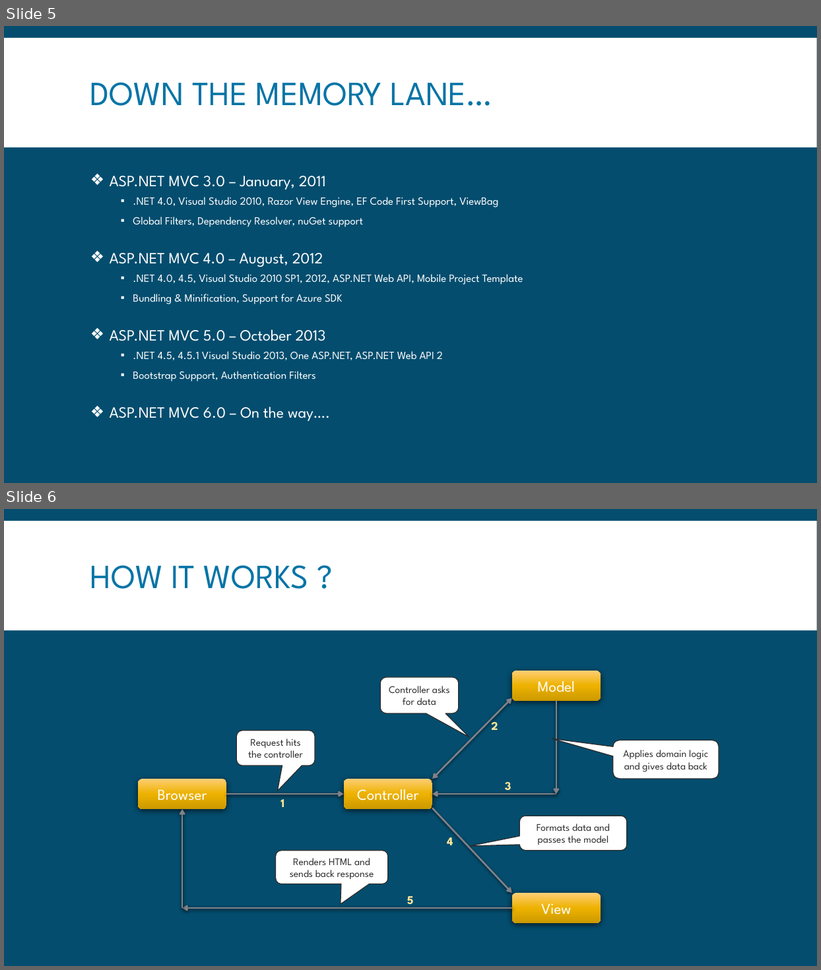
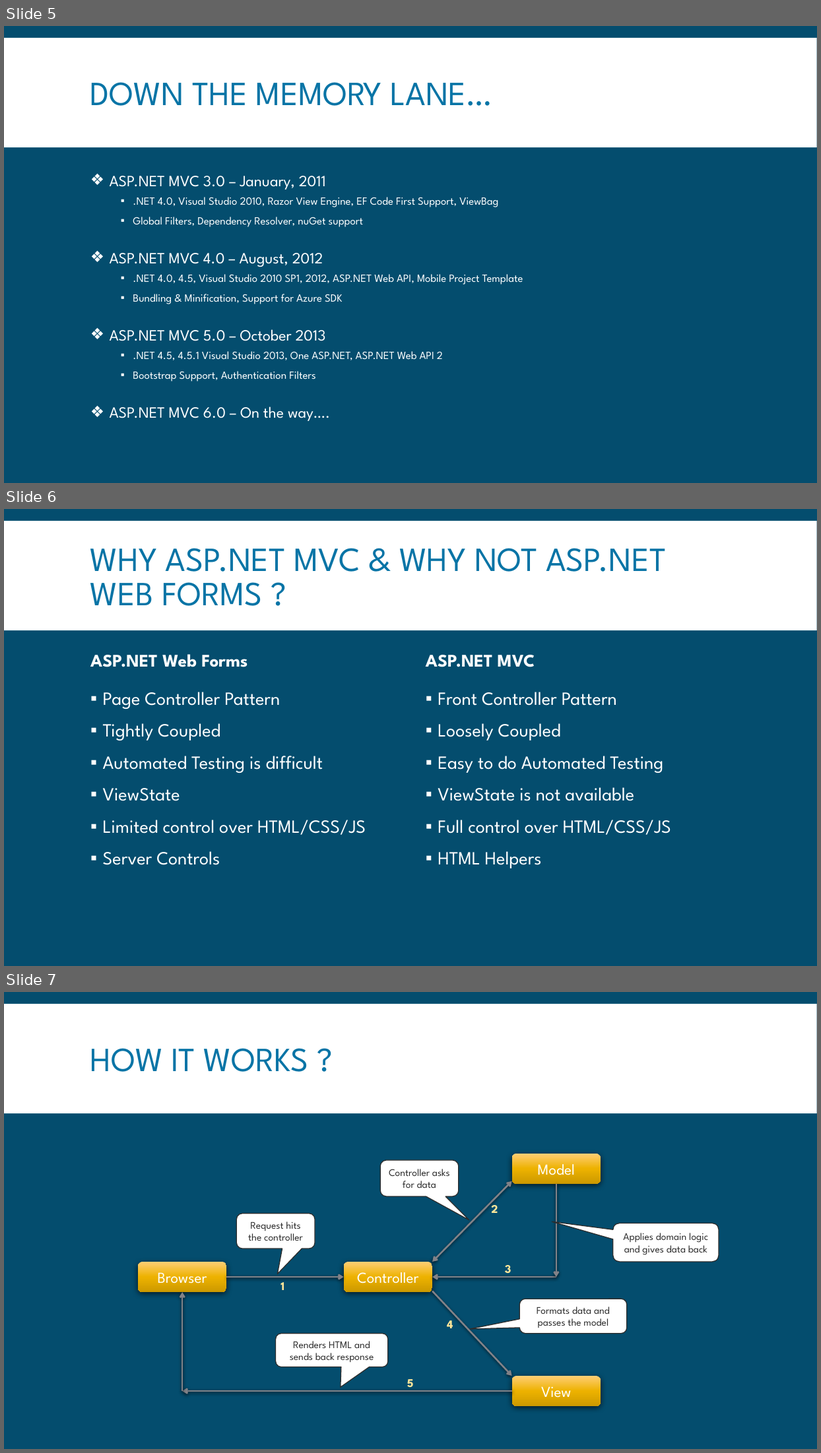
Before and after one commit to amaldevv/asp-net-mvc5, a slide deck: Presentations/Day 1.pptx. Shown one above the other, each under a label of ours: slides 5 and 6 before the commit, slides 5, 6 and 7 after it. The pictures are 821x970 and 821x1453 pixels, drawn with LibreOffice and Linux fonts; fonts in the diff are those of the drawing. Boxes give left, top, right and bottom in pixels: in the first picture for what was removed or moved away, otherwise in the second. Text is boxed around its words. In the diff, an @@ line names an element or a change of style, - is before the commit and + after.

```diff
--- a/Presentations/Day 1.pptx
+++ b/Presentations/Day 1.pptx
@@ slide 6 added at <box>4,509,817,966</box>, background #044D6E; not listed: 1 template element that a slide beside it also shows @@
@@ title added at <box>90,548,666,606</box>, 40 pt, text #0774A6 @@
+WHY ASP.NET MVC & WHY NOT ASP.NET WEB FORMS ?
@@ text added at <box>90,654,248,667</box>, 21 pt, text #FFFFFF, bold @@
+ASP.NET Web Forms
@@ text added at <box>426,655,535,667</box>, 21 pt, text #FFFFFF, bold @@
+ASP.NET MVC
@@ text added at <box>103,692,366,865</box>, 22 pt, text #FFFFFF @@
+▪ Page Controller Pattern
+▪ Tightly Coupled
+▪ Automated Testing is difficult
+▪ ViewState
+▪ Limited control over HTML/CSS/JS
+▪ Server Controls
@@ text added at <box>438,692,671,869</box>, 22 pt, text #FFFFFF @@
+▪ Front Controller Pattern
+▪ Loosely Coupled
+▪ Easy to do Automated Testing
+▪ ViewState is not available
+▪ Full control over HTML/CSS/JS
+▪ HTML Helpers
@@ what was slide 6 is now slide 7 @@
```
Also in this commit, not shown: 1 slide changed, 3 other slides added.
